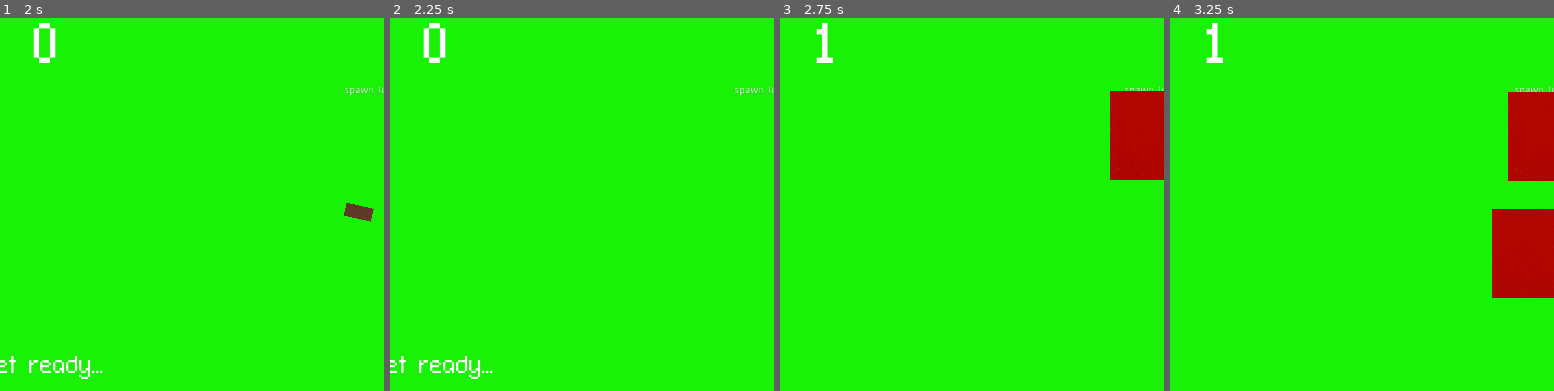
Above: before the commit, frames 1-4 (left to right).
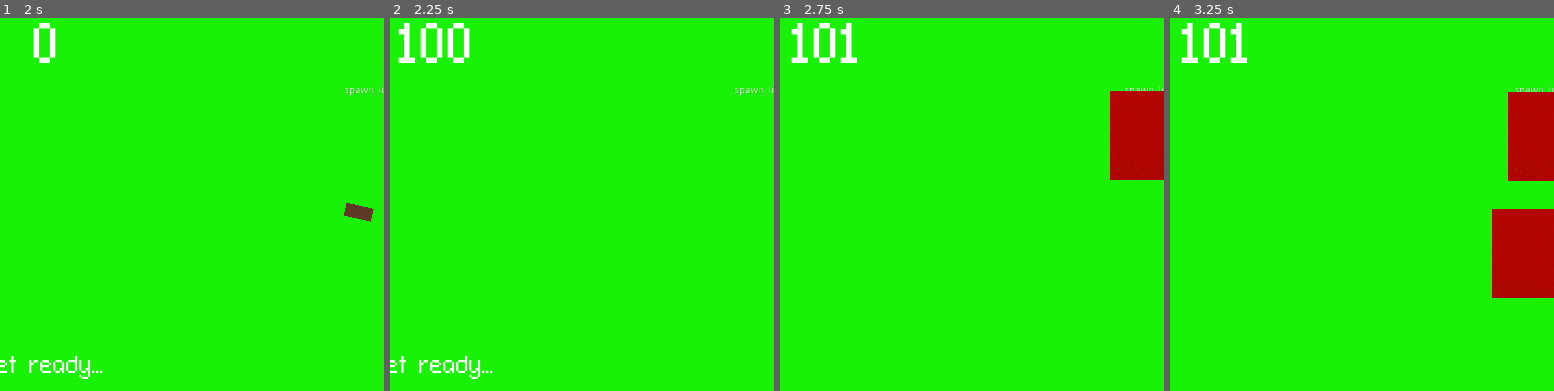
Above: after the commit, the same moments.

Repository: nygren23/2DGame_Squirrel
Game: Godot game, scene res://Main.tscn
The game is run twice, just before and just after one commit, with the same random seed, the same clock (stepped at 60 frames per second) and the same inputs.
Inputs (mouse positions are % of the whole screen's width and height, from its top left):
- Up to frame 1 (2 s): click "Start" at 0.5 s; tap Enter at 1.25 s; move the mouse to (71, 48) at 1.27 s; hold D (move_right) from 1.28 s (still down); click (71, 48) at 1.35 s
- Up to frame 2 (2.25 s): move the mouse to (27, 59) at 2.02 s; release D (move_right) at 2.03 s; hold S (move_down) from 2.03 s (still down); click (27, 59) at 2.1 s
- Up to frame 3 (2.75 s): keep holding S (move_down)
- Up to frame 4 (3.25 s): move the mouse to (58, 30) at 2.77 s; release S (move_down) at 2.78 s; hold D (move_right) from 2.78 s (still down); click (58, 30) at 2.85 s
The pictures show only the part of the screen within x 43-92%, y 0-50%; the shares and areas given below are measured in that part.

Frame 1 is identical in both runs. In frame 2, 1.0% of the frame differs, in the area x 2-21%, y 1-13%; in frame 3, 0.9%; in frame 4, 0.9%.

Commit message:
I made score keep going after the round was over. I also added 100 points to the score when ever a player killed an enemy

Diff:
--- a/Main.gd
+++ b/Main.gd
@@ -3,6 +3,7 @@
 export (PackedScene) var mob_scene
 export (PackedScene) var bullet
 
+var newGame = true
 var safe = true;
 var spawn_array
 var score = 0
@@ -14,7 +15,11 @@
 
 
 func new_game():
-	score = 0
+	if(newGame):
+		score = 0
+		newGame = false
+
+
 	$HUD.update_score(score)
 
 	get_tree().call_group("mobs", "queue_free")
@@ -42,6 +47,7 @@
 	$DeathSound.play()
 
 	$Player.setGameStart()
+	newGame = true
 
 func _on_MobTimer_timeout():
 #	var mob_spawn_location = $MobPath/MobSpawnLocation
@@ -85,3 +91,7 @@
 
 func getSafe():
 	return safe
+
+func addToScore(bonus):
+	score += bonus
+	$HUD.update_score(score)
--- a/Mob.gd
+++ b/Mob.gd
@@ -1,8 +1,11 @@
 extends RigidBody2D
+
+signal dies
 
 export var min_speed = 400
 export var max_speed = 500
 export var speed = 320
+
 
 onready var player = get_node("/root/Main/Player")
 onready var main = get_node("/root/Main")
@@ -27,4 +30,5 @@
 
 
 func _on_hitbox_area_entered(area):
+	main.addToScore(100)
 	queue_free()
